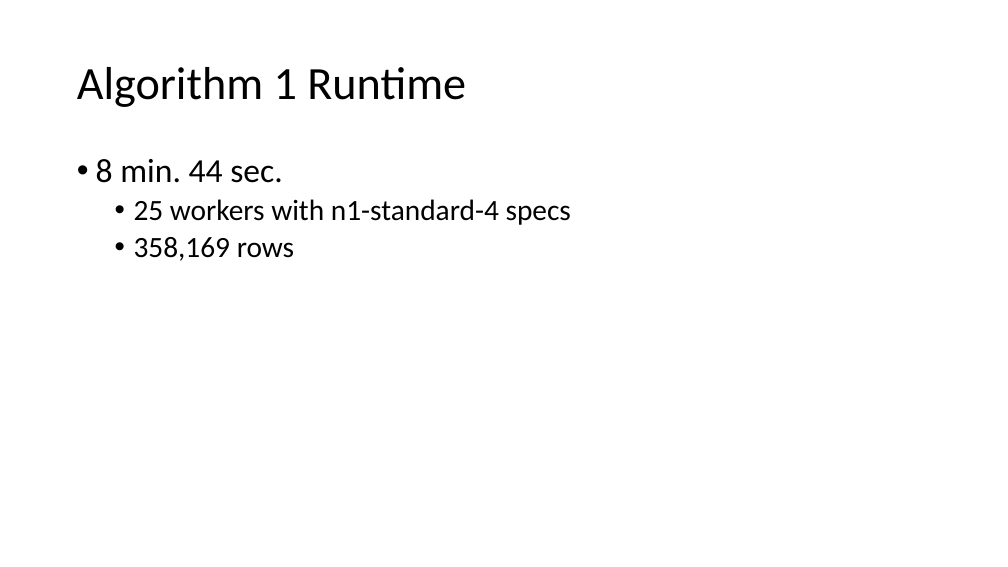
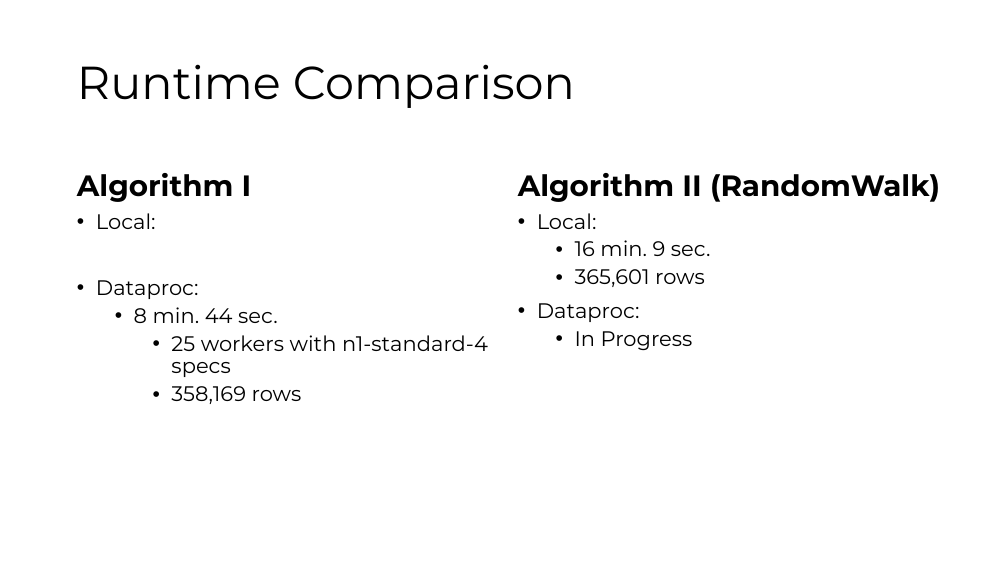
Before and after one commit to ibhojwani/seip_big_data, a slide deck: slide 14 of Presentation.pptx (slide 22 before the commit). Drawn at 1008x567 pixels with LibreOffice and Linux fonts; fonts in the diff are those of the drawing. Boxes give left, top, right and bottom in pixels: in the first picture for what was removed or moved away, otherwise in the second. Text is boxed around its words. In the diff, an @@ line names an element or a change of style, - is before the commit and + after.

```diff
--- a/Presentation.pptx
+++ b/Presentation.pptx
@@ title at <box>77,64,575,108</box>: text changed; font Calibri to Montserrat @@
-Algorithm 1 Runtime
+Runtime Comparison
@@ text added at <box>77,173,252,202</box>, 28 pt, text #000000, bold @@
+Algorithm I
@@ text added at <box>518,173,940,202</box>, 28 pt, text #000000, bold @@
+Algorithm II (RandomWalk)
@@ text "Local:": place and size @@
-text "Local:" at <box>96,159,571,261</box>
+text "Local:" at <box>96,213,488,404</box>
@@ text at <box>96,213,199,299</box>: paragraphs added @@
+• Local:
+• Dataproc:
@@ text added at <box>537,213,711,350</box>, 20 pt, text #000000 @@
+• Local:
+  • 16 min. 9 sec.
+  • 365,601 rows
+• Dataproc:
+  • In Progress
@@ text at <box>134,307,488,404</box>: size 32 to 20 pt in "8 min. 44 sec."; font Calibri to Montserrat in "8 min. 44 sec.", "25 workers with n1-standard-4 specs", "358,169 rows"; size 28 to 20 pt in "25 workers with n1-standard-4 specs", "358,169 rows"; list level 1 to 2 in "8 min. 44 sec."; list level 2 to 3 in "25 workers with n1-standard-4 specs"; list level 2 to 3 in "358,169 rows" @@
```
Also in this commit, not shown: 9 other slides changed, 5 slides added, 8 slides removed, 3 other files.
